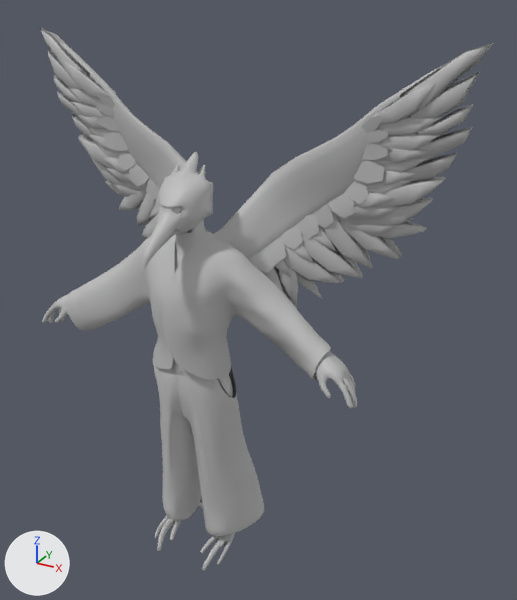
The FBX model Assets/Isaac/Tengu/TenguFinal.fbx as it was, and as the next commit left it.
Rendered twice from a 50 mm camera at (1.64, -2.36, 2.56) aimed at (0.21, 0.24, 1.26). Arrows for +X, +Y and +Z are at lower left; the lights stay in place. Both versions are drawn at frame 32 of the action 'Take 001'; the numbers are the values there. Vertices at the same position are counted once.

The first picture shows 'Body1', 'Pants', 'Shirt', 'Wings1'.
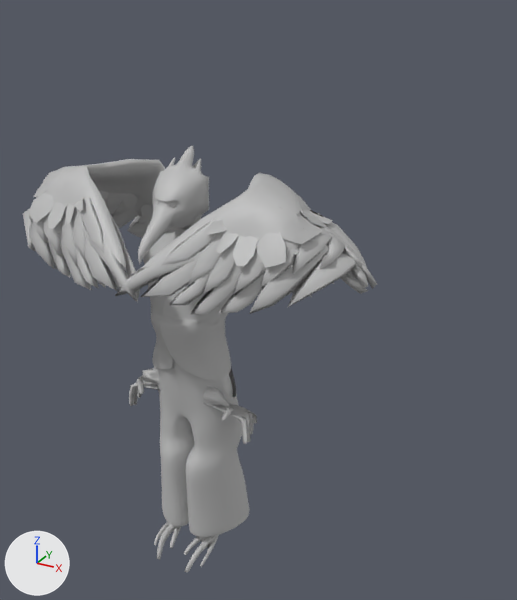
The change in detail:
Material 'IB_TenguBody' (mat_ib_tengubody) is new.
Its base color is (0.5, 0.5, 0.5) (grey #bcbcbc).
me_mesh_001 is used by ob_shirt; location (0.0, 0.0, 0.0); rotation (1.571, 0.0, 0.0), in degrees (90, 0, 0); scale (0.01, 0.01, 0.01).
me_mesh_001 had 3057 vertices, 2970 faces and spanned x -68.5..66.6, y 96.8..161.4, z -19.1..16.8.
me_mesh_001 now has 3057 vertices, 2970 faces and spans x -25.6..23.9, y 90.2..162.3, z -19.1..18.9.
me_mesh_001 part 1: 2512 of 3057 vertices moved; they spanned x -68.5..66.6, y 102.9..161.4, z -18.5..16.8 and now span x -25.6..23.9, y 90.2..162.3, z -18.5..18.9; mean shift (2.5, -3.8, 0.6); largest move (-65.4, 109.9, -6.0) -> (9.5, 93.7, -4.6).
me_mesh is used by ob_pants; location (0.0, 0.0, 0.0); rotation (1.571, 0.0, 0.0), in degrees (90, 0, 0); scale (0.01, 0.01, 0.01).
me_mesh had 2371 vertices, 2284 faces and spanned x -28.3..28.3, y 9.3..108.7, z -24.3..13.0.
me_mesh now has 2371 vertices, 2284 faces and spans x -23.7..23.7, y 12.7..109.2, z -17.7..14.6.
me_mesh part 2: 1398 of 2371 vertices moved; they spanned x -28.3..28.3, y 9.3..69.7, z -24.3..9.3 and now span x -23.7..23.7, y 12.7..69.7, z -17.7..14.6; mean shift (0.0, 2.5, 5.7); largest move (6.4, 9.4, 2.3) -> (1.6, 12.9, 9.6).
Mesh me_mesh_1 is new.
It has 3108 vertices, 2788 faces and spans x -84.0..84.0, y 127.0..188.0, z -39.0..42.0.
It uses material mat_lambert1 (grey #bcbcbc).
Mesh me_mesh_005_1 is new.
It has 3480 vertices, 3438 faces and spans x -33.0..33.0, y -2.0..196.0, z -16.0..32.0.
It uses material mat_ib_tengubody (grey #bcbcbc).
Object 'Wings1' (ob_wings1) is deleted.
Object 'Body1' (ob_body1) is deleted.
Object 'Wings' (ob_wings) is new; it shows me_mesh_1.
Its location is (0.0, 0.0, 0.0).
Its rotation in degrees is (90, 0, 0).
Its scale is (0.01, 0.01, 0.01).
Object 'Body' (ob_body) is new; it shows me_mesh_005_1.
Its location is (0.0, 0.0, 0.0).
Its rotation in degrees is (90, 0, 0).
Its scale is (0.01, 0.01, 0.01).

Boxes (x1, y1, x2, y2) around the edits, measured in the pictures (517 x 600 px; the box of a moved part takes in the faces that stretch with it):
'Wings1', deleted: before (39, 27, 493, 309)
'Wings', added: after (23, 159, 377, 314)
'Shirt', reshaped: before (65, 230, 331, 380); after (143, 233, 234, 393)
'Pants', reshaped (13% narrower): before (154, 360, 264, 536); after (154, 359, 250, 537)
'Body1', deleted: before (42, 152, 357, 571)
'Body', added: after (129, 146, 257, 573)
part 2 of me_mesh, moved or reshaped: before (160, 421, 264, 536); after (160, 421, 250, 537)
